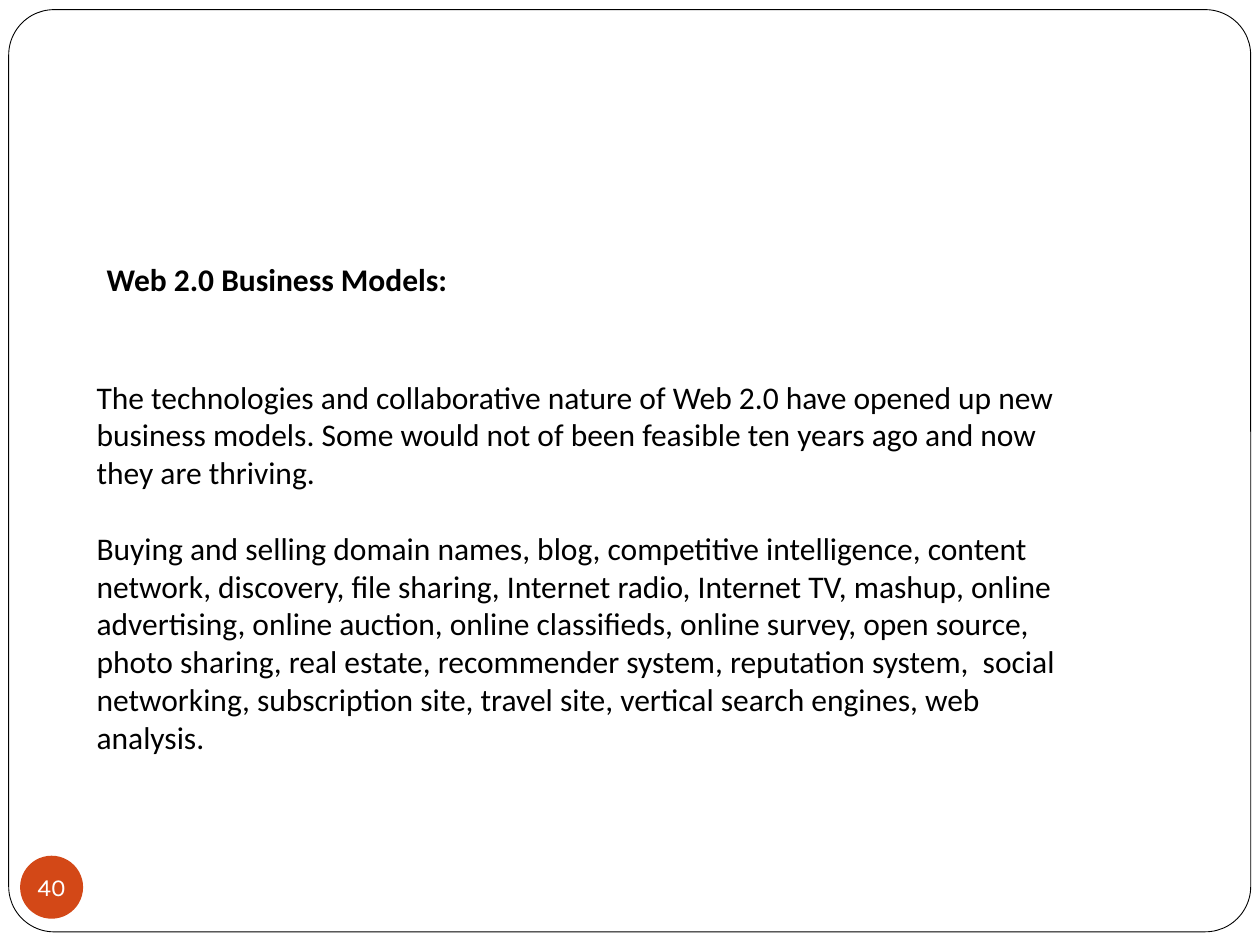
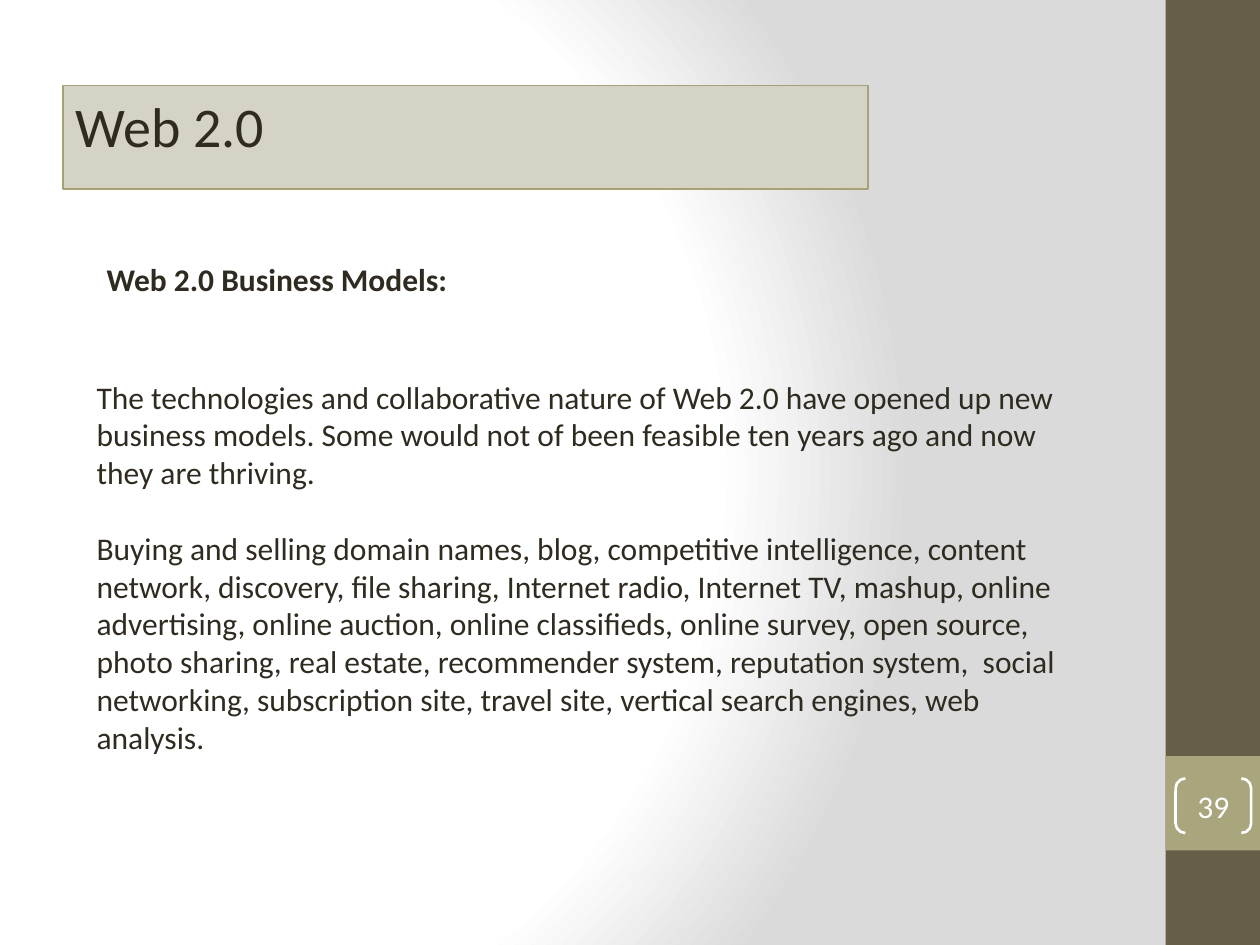
Before and after one commit to MetaInformation/MetaInformation.github.io, a slide deck: slide 39 of topic01/talk-1/1_introduction.pptx (slide 40 before the commit). Drawn at 1260x945 pixels with LibreOffice and Linux fonts; fonts in the diff are those of the drawing; background and template pictures are left out. Boxes give left, top, right and bottom in pixels: in the first picture for what was removed or moved away, otherwise in the second. Text is boxed around its words. In the diff, an @@ line names an element or a change of style, - is before the commit and + after.

```diff
--- a/topic01/talk-1/1_introduction.pptx
+++ b/topic01/talk-1/1_introduction.pptx
@@ background #FFFFFF to gradient #FFFFFF to #DADADA @@
@@ rounded rectangle removed at (x1=9, y1=10, x2=1251, y2=932) @@
@@ rectangle added at (x1=1166, y1=0, x2=1260, y2=945), fill #675E47 @@
@@ rectangle added at (x1=63, y1=86, x2=868, y2=189), fill #D5D4C5, outline #A6A278 1 pt, 32 pt, text #2F2B20 @@
+Web 2.0
@@ text "Web 2.0 Business Models:" at (x1=107, y1=269, x2=447, y2=292): text colour #000000 to #2F2B20 @@
@@ text "The technologies and collaborative nature ..." at (x1=97, y1=387, x2=1055, y2=754): text colour #000000 to #2F2B20 @@
@@ rectangle added at (x1=1166, y1=756, x2=1260, y2=850), fill #A9A57C @@
@@ page number added at (x1=1176, y1=779, x2=1251, y2=833), outline #FFFFFF 1.5 pt, 18 pt, text #FFFFFF @@
+39
@@ page number removed at (x1=20, y1=856, x2=83, y2=919) @@
-40
```
Also in this commit, not shown: 36 other slides changed, 2 slides added, 3 slides removed, 1 other file.
